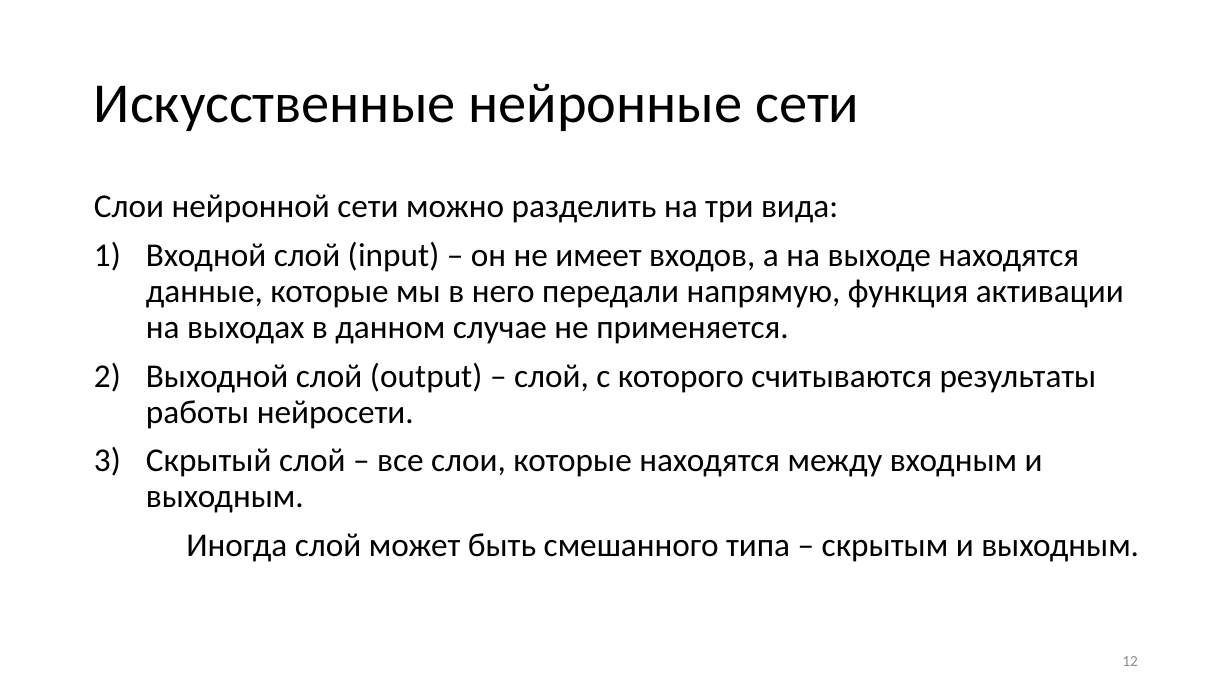
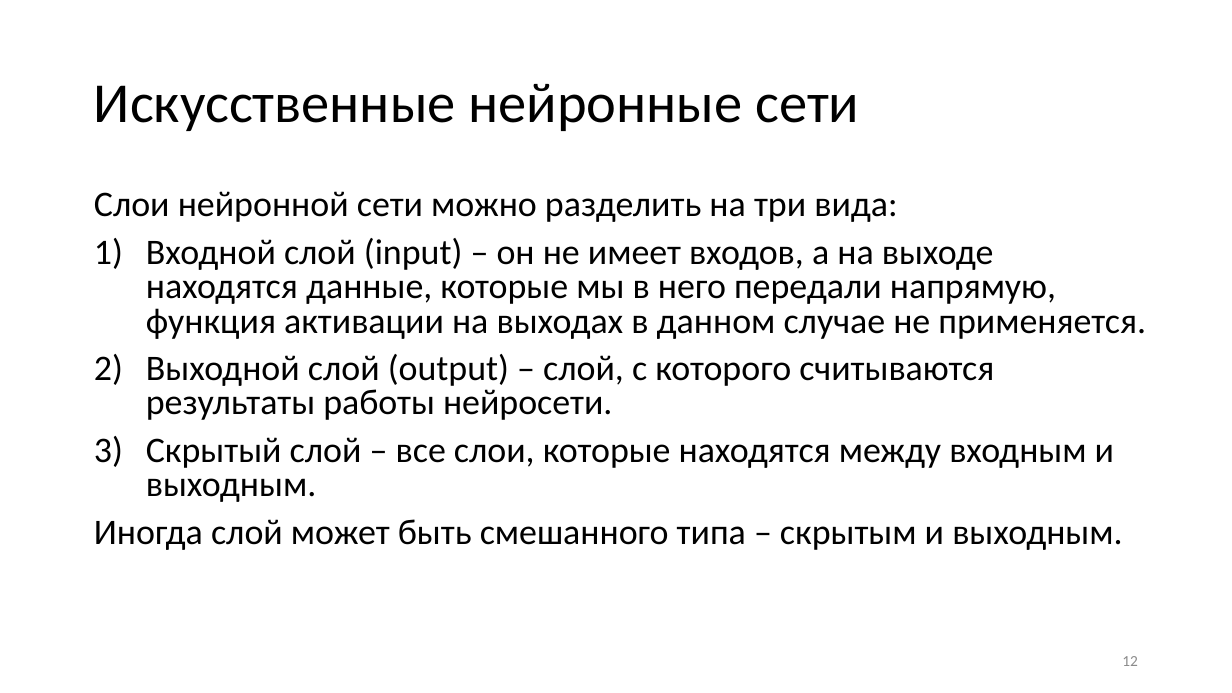
Before and after one commit to VictorAboba/Masters_lec, a slide deck: slide 12 of Lecture_1/neiron_layer_mlp.pptx. Drawn at 1232x693 pixels with LibreOffice and Linux fonts; fonts in the diff are those of the drawing. Boxes give left, top, right and bottom in pixels: in the first picture for what was removed or moved away, otherwise in the second. Text is boxed around its words. In the diff, an @@ line names an element or a change of style, - is before the commit and + after.

```diff
--- a/Lecture_1/neiron_layer_mlp.pptx
+++ b/Lecture_1/neiron_layer_mlp.pptx
@@ text "Слои нейронной сети можно разделить ..." at [94,191,1146,550]: size 25.9 to 28 pt; line spacing 0.9 to 0.8 @@
```
Also in this commit, not shown: 2 other slides changed, 1 other file.
